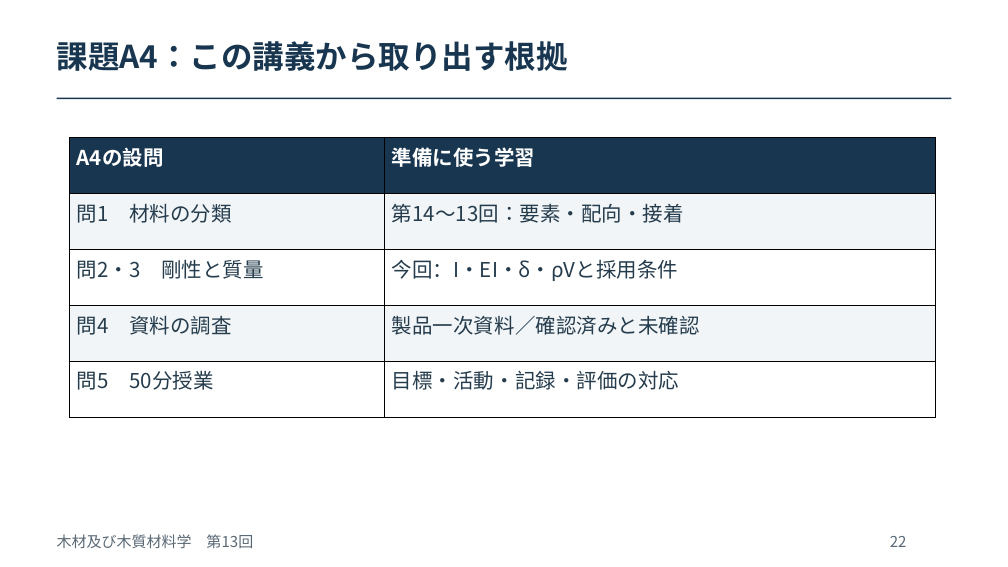
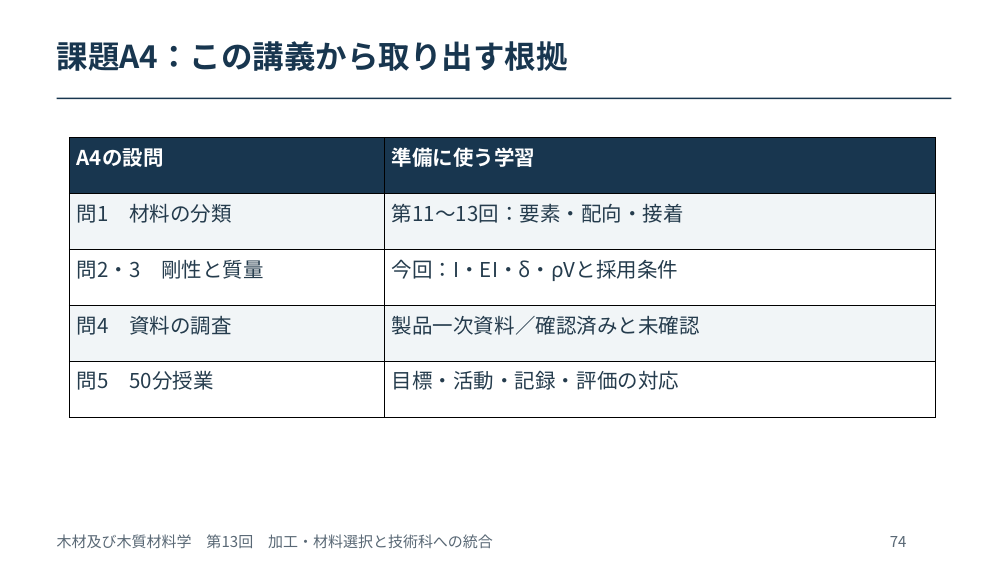
Before and after one commit to zooc-14calbp/wood-science-course, a slide deck: slide 74 of 第13回/13_授業スライド_20261101.pptx (slide 22 before the commit). Drawn at 1008x567 pixels with LibreOffice and Linux fonts; fonts in the diff are those of the drawing. Boxes give left, top, right and bottom in pixels: in the first picture for what was removed or moved away, otherwise in the second. Text is boxed around its words. In the diff, an @@ line names an element or a change of style, - is before the commit and + after.

```diff
--- a/第13回/13_授業スライド_20261101.pptx
+++ b/第13回/13_授業スライド_20261101.pptx
@@ table at (70,138,936,417) @@
-row 2, column 2: 第14〜13回：要素・配向・接着
+row 2, column 2: 第11～13回：要素・配向・接着
@@ text at (57,534,493,548): text changed @@
-木材及び木質材料学 第13回
+木材及び木質材料学 第13回 加工・材料選択と技術科への統合
@@ text at (890,536,907,547): text changed @@
-22
+74
```
Also in this commit, not shown: 24 other slides changed, 57 slides added, 28 other files.
